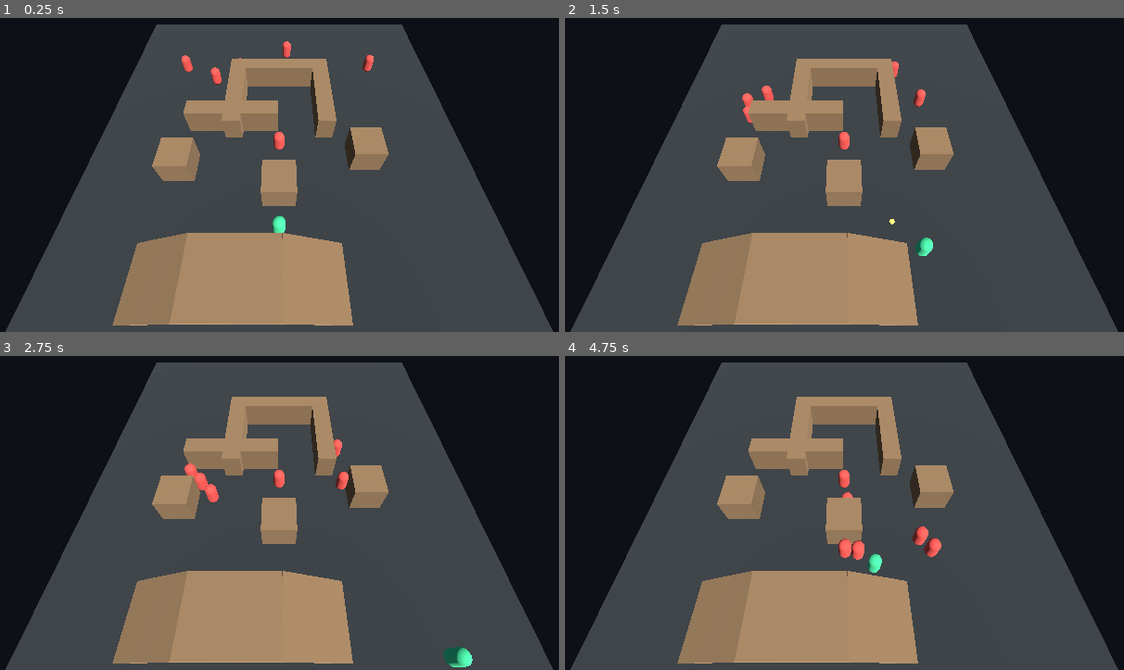
Above: before the commit, frames 1-4 (two rows, left to right).
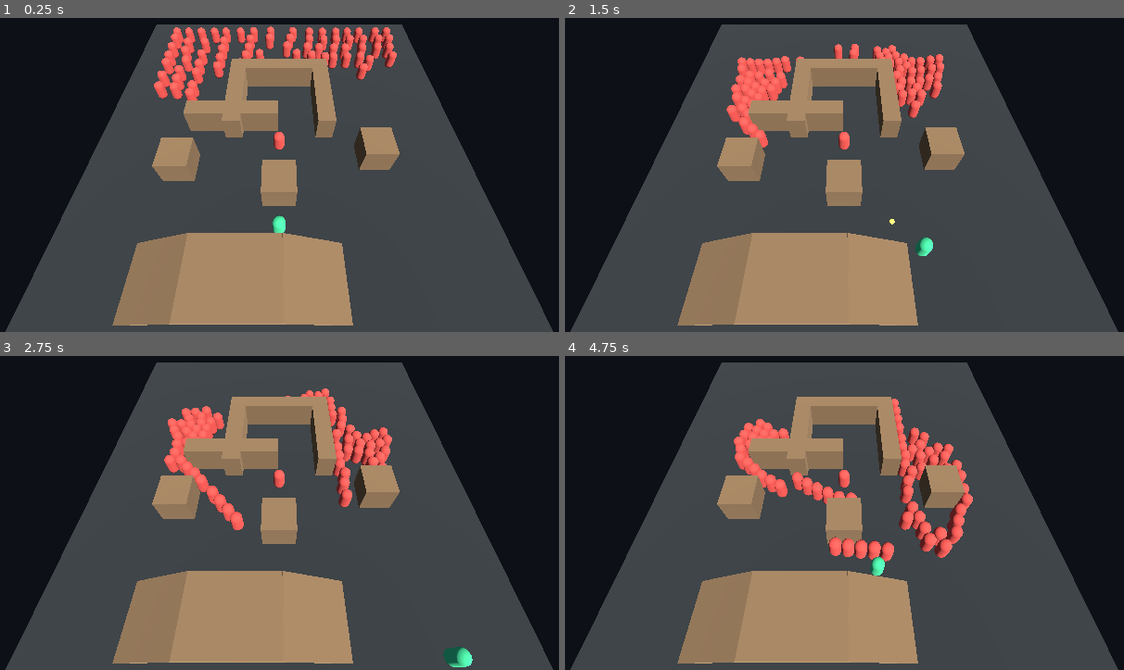
Above: after the commit, the same moments.

Repository: rabizoltan/iiwii
Game: Godot game, scene res://scenes/main/DemoMain.tscn
The game is run twice, just before and just after one commit, with the same random seed, the same clock (stepped at 60 frames per second) and the same inputs.
Inputs (mouse positions are in pixels of both pictures, inside the frame that each line leads up to):
- Up to frame 1 (0.25 s): no input
- Up to frame 2 (1.5 s): tap Enter at 0.5 s; move the mouse to (1006, 102) at 0.52 s; hold D (move_right) 0.53-1.28 s; click (1006, 102) at 0.6 s; move the mouse to (693, 143) at 1.27 s; hold S (move_down) from 1.28 s (still down); click (693, 143) at 1.35 s
- Up to frame 3 (2.75 s): move the mouse to (352, 368) at 2.02 s; release S (move_down) at 2.03 s; hold D (move_right) from 2.03 s (still down); click (352, 368) at 2.1 s
- Up to frame 4 (4.75 s): move the mouse to (805, 544) at 2.77 s; release D (move_right) at 2.78 s; hold W (move_up) 2.78-3.53 s; click (805, 544) at 2.85 s; move the mouse to (1068, 525) at 3.52 s; hold A (move_left) from 3.53 s (still down); click (1068, 525) at 3.6 s; move the mouse to (620, 399) at 4.27 s; click (620, 399) at 4.35 s

The runs differ from the first frame. In frame 1, 4.2% of the frame differs, in the area x 27-72%, y 2-71%; in frame 2, 3.6%; in frame 3, 3.6%; in frame 4, 5.0%, in the area x 30-73%, y 13-71%.

Commit message:
chore(scene): checkpoint crowd test demomain layout

Diff:
--- a/godot/scenes/main/DemoMain.tscn
+++ b/godot/scenes/main/DemoMain.tscn
@@ -139,7 +139,7 @@
 mesh = SubResource("9")
 
 [node name="ObstacleB" type="StaticBody3D" parent="WorldRoot" unique_id=117312755 groups=["Navigation"]]
-transform = Transform3D(1, 0, 0, 0, 1, 0, 0, 0, 1, 7, 1.25, 4)
+transform = Transform3D(1, 0, 0, 0, 1, 0, 0, 0, 1, 7.821209, 1.25, 4)
 
 [node name="Collision" type="CollisionShape3D" parent="WorldRoot/ObstacleB" unique_id=875085012]
 shape = SubResource("10")
@@ -230,7 +230,263 @@
 target_path = NodePath("../../Player")
 
 [node name="EnemyD" parent="Actors/Enemies" unique_id=1891705639 instance=ExtResource("2")]
-transform = Transform3D(1, 0, 0, 0, 1, 0, 0, 0, 1, -6, 0, -6)
+transform = Transform3D(1, 0, 0, 0, 1, 0, 0, 0, 1, -6, 0, -7)
+target_path = NodePath("../../Player")
+
+[node name="EnemyD2" parent="Actors/Enemies" unique_id=1593622024 instance=ExtResource("2")]
+transform = Transform3D(1, 0, 0, 0, 1, 0, 0, 0, 1, -6, 0, -8.429353)
+target_path = NodePath("../../Player")
+
+[node name="EnemyD3" parent="Actors/Enemies" unique_id=707937297 instance=ExtResource("2")]
+transform = Transform3D(1, 0, 0, 0, 1, 0, 0, 0, 1, -6, 0, -9.912896)
+target_path = NodePath("../../Player")
+
+[node name="EnemyD4" parent="Actors/Enemies" unique_id=1168857721 instance=ExtResource("2")]
+transform = Transform3D(1, 0, 0, 0, 1, 0, 0, 0, 1, -6, 0, -11.336352)
+target_path = NodePath("../../Player")
+
+[node name="EnemyD5" parent="Actors/Enemies" unique_id=1202090961 instance=ExtResource("2")]
+transform = Transform3D(1, 0, 0, 0, 1, 0, 0, 0, 1, -6, 0, -13.123986)
+target_path = NodePath("../../Player")
+
+[node name="EnemyD29" parent="Actors/Enemies" unique_id=590502241 instance=ExtResource("2")]
+transform = Transform3D(1, 0, 0, 0, 1, 0, 0, 0, 1, -4.1686907, 0, -13.123986)
+target_path = NodePath("../../Player")
+
+[node name="EnemyD30" parent="Actors/Enemies" unique_id=1907238589 instance=ExtResource("2")]
+transform = Transform3D(1, 0, 0, 0, 1, 0, 0, 0, 1, -2.5105221, 0, -13.123986)
+target_path = NodePath("../../Player")
+
+[node name="EnemyD31" parent="Actors/Enemies" unique_id=2120311496 instance=ExtResource("2")]
+transform = Transform3D(1, 0, 0, 0, 1, 0, 0, 0, 1, -0.6649282, 0, -13.123986)
+target_path = NodePath("../../Player")
+
+[node name="EnemyD32" parent="Actors/Enemies" unique_id=1435633301 instance=ExtResource("2")]
+transform = Transform3D(1, 0, 0, 0, 1, 0, 0, 0, 1, 1.0690782, 0, -13.123986)
+target_path = NodePath("../../Player")
+
+[node name="EnemyD33" parent="Actors/Enemies" unique_id=798503993 instance=ExtResource("2")]
+transform = Transform3D(1, 0, 0, 0, 1, 0, 0, 0, 1, 3.2501338, 0, -13.123986)
+target_path = NodePath("../../Player")
+
+[node name="EnemyD34" parent="Actors/Enemies" unique_id=295271425 instance=ExtResource("2")]
+transform = Transform3D(1, 0, 0, 0, 1, 0, 0, 0, 1, 5.010744, 0, -13.123986)
+target_path = NodePath("../../Player")
+
+[node name="EnemyD35" parent="Actors/Enemies" unique_id=213302363 instance=ExtResource("2")]
+transform = Transform3D(1, 0, 0, 0, 1, 0, 0, 0, 1, 6.727255, 0, -13.123986)
+target_path = NodePath("../../Player")
+
+[node name="EnemyD36" parent="Actors/Enemies" unique_id=1811652702 instance=ExtResource("2")]
+transform = Transform3D(1, 0, 0, 0, 1, 0, 0, 0, 1, 8.146491, 0, -13.123986)
+target_path = NodePath("../../Player")
+
+[node name="EnemyD37" parent="Actors/Enemies" unique_id=1410272237 instance=ExtResource("2")]
+transform = Transform3D(1, 0, 0, 0, 1, 0, 0, 0, 1, 9.604982, 0, -13.123986)
+target_path = NodePath("../../Player")
+
+[node name="EnemyD38" parent="Actors/Enemies" unique_id=1024597884 instance=ExtResource("2")]
+transform = Transform3D(1, 0, 0, 0, 1, 0, 0, 0, 1, 11.6142645, 0, -13.123986)
+target_path = NodePath("../../Player")
+
+[node name="EnemyD39" parent="Actors/Enemies" unique_id=1817485907 instance=ExtResource("2")]
+transform = Transform3D(1, 0, 0, 0, 1, 0, 0, 0, 1, 13.037765, 0, -13.123986)
+target_path = NodePath("../../Player")
+
+[node name="EnemyD40" parent="Actors/Enemies" unique_id=1037371194 instance=ExtResource("2")]
+transform = Transform3D(1, 0, 0, 0, 1, 0, 0, 0, 1, 13.037765, 0, -11.690201)
+target_path = NodePath("../../Player")
+
+[node name="EnemyD41" parent="Actors/Enemies" unique_id=227531330 instance=ExtResource("2")]
+transform = Transform3D(1, 0, 0, 0, 1, 0, 0, 0, 1, 11.750768, 0, -11.690201)
+target_path = NodePath("../../Player")
+
+[node name="EnemyD42" parent="Actors/Enemies" unique_id=161229342 instance=ExtResource("2")]
+transform = Transform3D(1, 0, 0, 0, 1, 0, 0, 0, 1, 9.879017, 0, -11.690201)
+target_path = NodePath("../../Player")
+
+[node name="EnemyD43" parent="Actors/Enemies" unique_id=525922952 instance=ExtResource("2")]
+transform = Transform3D(1, 0, 0, 0, 1, 0, 0, 0, 1, 8.263201, 0, -11.690201)
+target_path = NodePath("../../Player")
+
+[node name="EnemyD44" parent="Actors/Enemies" unique_id=856823977 instance=ExtResource("2")]
+transform = Transform3D(1, 0, 0, 0, 1, 0, 0, 0, 1, 6.590351, 0, -11.690201)
+target_path = NodePath("../../Player")
+
+[node name="EnemyD45" parent="Actors/Enemies" unique_id=1333236231 instance=ExtResource("2")]
+transform = Transform3D(1, 0, 0, 0, 1, 0, 0, 0, 1, 5.017788, 0, -11.690201)
+target_path = NodePath("../../Player")
+
+[node name="EnemyD46" parent="Actors/Enemies" unique_id=1706692946 instance=ExtResource("2")]
+transform = Transform3D(1, 0, 0, 0, 1, 0, 0, 0, 1, 3.0476494, 0, -11.690201)
+target_path = NodePath("../../Player")
+
+[node name="EnemyD47" parent="Actors/Enemies" unique_id=965945429 instance=ExtResource("2")]
+transform = Transform3D(1, 0, 0, 0, 1, 0, 0, 0, 1, 0.52693653, 0, -11.690201)
+target_path = NodePath("../../Player")
+
+[node name="EnemyD48" parent="Actors/Enemies" unique_id=1017273891 instance=ExtResource("2")]
+transform = Transform3D(1, 0, 0, 0, 1, 0, 0, 0, 1, -0.8325176, 0, -11.690201)
+target_path = NodePath("../../Player")
+
+[node name="EnemyD49" parent="Actors/Enemies" unique_id=1491946015 instance=ExtResource("2")]
+transform = Transform3D(1, 0, 0, 0, 1, 0, 0, 0, 1, -2.8325176, 0, -11.690201)
+target_path = NodePath("../../Player")
+
+[node name="EnemyD50" parent="Actors/Enemies" unique_id=1793865301 instance=ExtResource("2")]
+transform = Transform3D(1, 0, 0, 0, 1, 0, 0, 0, 1, -2.8325176, 0, -10.041235)
+target_path = NodePath("../../Player")
+
+[node name="EnemyD51" parent="Actors/Enemies" unique_id=2093754708 instance=ExtResource("2")]
+transform = Transform3D(1, 0, 0, 0, 1, 0, 0, 0, 1, -2.8325176, 0, -8.575111)
+target_path = NodePath("../../Player")
+
+[node name="EnemyD52" parent="Actors/Enemies" unique_id=232876634 instance=ExtResource("2")]
+transform = Transform3D(1, 0, 0, 0, 1, 0, 0, 0, 1, -1.3389854, 0, -8.575111)
+target_path = NodePath("../../Player")
+
+[node name="EnemyD53" parent="Actors/Enemies" unique_id=1602358455 instance=ExtResource("2")]
+transform = Transform3D(1, 0, 0, 0, 1, 0, 0, 0, 1, 0.97271585, 0, -8.575111)
+target_path = NodePath("../../Player")
+
+[node name="EnemyD54" parent="Actors/Enemies" unique_id=337236859 instance=ExtResource("2")]
+transform = Transform3D(1, 0, 0, 0, 1, 0, 0, 0, 1, 2.7088394, 0, -8.575111)
+target_path = NodePath("../../Player")
+
+[node name="EnemyD55" parent="Actors/Enemies" unique_id=850287729 instance=ExtResource("2")]
+transform = Transform3D(1, 0, 0, 0, 1, 0, 0, 0, 1, 4.639612, 0, -8.575111)
+target_path = NodePath("../../Player")
+
+[node name="EnemyD56" parent="Actors/Enemies" unique_id=853476653 instance=ExtResource("2")]
+transform = Transform3D(1, 0, 0, 0, 1, 0, 0, 0, 1, 5.8743486, 0, -8.575111)
+target_path = NodePath("../../Player")
+
+[node name="EnemyD57" parent="Actors/Enemies" unique_id=1136844362 instance=ExtResource("2")]
+transform = Transform3D(1, 0, 0, 0, 1, 0, 0, 0, 1, 7.450633, 0, -8.575111)
+target_path = NodePath("../../Player")
+
+[node name="EnemyD58" parent="Actors/Enemies" unique_id=615657053 instance=ExtResource("2")]
+transform = Transform3D(1, 0, 0, 0, 1, 0, 0, 0, 1, 7.450633, 0, -10.086775)
+target_path = NodePath("../../Player")
+
+[node name="EnemyD59" parent="Actors/Enemies" unique_id=1462539889 instance=ExtResource("2")]
+transform = Transform3D(1, 0, 0, 0, 1, 0, 0, 0, 1, 6.0648375, 0, -10.086775)
+target_path = NodePath("../../Player")
+
+[node name="EnemyD60" parent="Actors/Enemies" unique_id=87917291 instance=ExtResource("2")]
+transform = Transform3D(1, 0, 0, 0, 1, 0, 0, 0, 1, 4.0648375, 0, -10.086775)
+target_path = NodePath("../../Player")
+
+[node name="EnemyD61" parent="Actors/Enemies" unique_id=50256939 instance=ExtResource("2")]
+transform = Transform3D(1, 0, 0, 0, 1, 0, 0, 0, 1, 2.5015702, 0, -10.086775)
+target_path = NodePath("../../Player")
+
+[node name="EnemyD62" parent="Actors/Enemies" unique_id=1073903426 instance=ExtResource("2")]
+transform = Transform3D(1, 0, 0, 0, 1, 0, 0, 0, 1, 9.532433, 0, -10.086775)
+target_path = NodePath("../../Player")
+
+[node name="EnemyD63" parent="Actors/Enemies" unique_id=789519120 instance=ExtResource("2")]
+transform = Transform3D(1, 0, 0, 0, 1, 0, 0, 0, 1, 11.313531, 0, -10.086775)
+target_path = NodePath("../../Player")
+
+[node name="EnemyD64" parent="Actors/Enemies" unique_id=1924568878 instance=ExtResource("2")]
+transform = Transform3D(1, 0, 0, 0, 1, 0, 0, 0, 1, 12.71741, 0, -10.086775)
+target_path = NodePath("../../Player")
+
+[node name="EnemyD65" parent="Actors/Enemies" unique_id=1851279623 instance=ExtResource("2")]
+transform = Transform3D(1, 0, 0, 0, 1, 0, 0, 0, 1, 12.71741, 0, -8.570543)
+target_path = NodePath("../../Player")
+
+[node name="EnemyD66" parent="Actors/Enemies" unique_id=296935559 instance=ExtResource("2")]
+transform = Transform3D(1, 0, 0, 0, 1, 0, 0, 0, 1, 9.034639, 0, -8.570543)
+target_path = NodePath("../../Player")
+
+[node name="EnemyD67" parent="Actors/Enemies" unique_id=1626675860 instance=ExtResource("2")]
+transform = Transform3D(1, 0, 0, 0, 1, 0, 0, 0, 1, 9.034639, 0, -6.693573)
+target_path = NodePath("../../Player")
+
+[node name="EnemyD6" parent="Actors/Enemies" unique_id=1953074675 instance=ExtResource("2")]
+transform = Transform3D(1, 0, 0, 0, 1, 0, 0, 0, 1, -7.444647, 0, -13.123986)
+target_path = NodePath("../../Player")
+
+[node name="EnemyD7" parent="Actors/Enemies" unique_id=1056508700 instance=ExtResource("2")]
+transform = Transform3D(1, 0, 0, 0, 1, 0, 0, 0, 1, -9.126747, 0, -13.123986)
+target_path = NodePath("../../Player")
+
+[node name="EnemyD8" parent="Actors/Enemies" unique_id=637490424 instance=ExtResource("2")]
+transform = Transform3D(1, 0, 0, 0, 1, 0, 0, 0, 1, -10.698947, 0, -13.123986)
+target_path = NodePath("../../Player")
+
+[node name="EnemyD9" parent="Actors/Enemies" unique_id=369591485 instance=ExtResource("2")]
+transform = Transform3D(1, 0, 0, 0, 1, 0, 0, 0, 1, -12.184423, 0, -13.103125)
+target_path = NodePath("../../Player")
+
+[node name="EnemyD10" parent="Actors/Enemies" unique_id=1850954276 instance=ExtResource("2")]
+transform = Transform3D(1, 0, 0, 0, 1, 0, 0, 0, 1, -12.184423, 0, -11.964224)
+target_path = NodePath("../../Player")
+
+[node name="EnemyD11" parent="Actors/Enemies" unique_id=780685523 instance=ExtResource("2")]
+transform = Transform3D(1, 0, 0, 0, 1, 0, 0, 0, 1, -12.184423, 0, -10.316468)
+target_path = NodePath("../../Player")
+
+[node name="EnemyD12" parent="Actors/Enemies" unique_id=162059306 instance=ExtResource("2")]
+transform = Transform3D(1, 0, 0, 0, 1, 0, 0, 0, 1, -12.184423, 0, -8.796083)
+target_path = NodePath("../../Player")
+
+[node name="EnemyD13" parent="Actors/Enemies" unique_id=1453367287 instance=ExtResource("2")]
+transform = Transform3D(1, 0, 0, 0, 1, 0, 0, 0, 1, -12.184423, 0, -7.533005)
+target_path = NodePath("../../Player")
+
+[node name="EnemyD14" parent="Actors/Enemies" unique_id=1404814675 instance=ExtResource("2")]
+transform = Transform3D(1, 0, 0, 0, 1, 0, 0, 0, 1, -12.184423, 0, -5.533005)
+target_path = NodePath("../../Player")
+
+[node name="EnemyD15" parent="Actors/Enemies" unique_id=536469571 instance=ExtResource("2")]
+transform = Transform3D(1, 0, 0, 0, 1, 0, 0, 0, 1, -12.184423, 0, -3.8982277)
+target_path = NodePath("../../Player")
+
+[node name="EnemyD16" parent="Actors/Enemies" unique_id=1468564074 instance=ExtResource("2")]
+transform = Transform3D(1, 0, 0, 0, 1, 0, 0, 0, 1, -10.4430895, 0, -3.8982277)
+target_path = NodePath("../../Player")
+
+[node name="EnemyD17" parent="Actors/Enemies" unique_id=1663212726 instance=ExtResource("2")]
+transform = Transform3D(1, 0, 0, 0, 1, 0, 0, 0, 1, -10.4430895, 0, -5.142996)
+target_path = NodePath("../../Player")
+
+[node name="EnemyD18" parent="Actors/Enemies" unique_id=612275406 instance=ExtResource("2")]
+transform = Transform3D(1, 0, 0, 0, 1, 0, 0, 0, 1, -10.4430895, 0, -6.458069)
+target_path = NodePath("../../Player")
+
+[node name="EnemyD20" parent="Actors/Enemies" unique_id=973097668 instance=ExtResource("2")]
+transform = Transform3D(0.99912864, 0.006685595, -0.04119804, -0.0065062866, 0.99996877, 0.004484851, 0.04122674, -0.0042128935, 0.9991409, -10.4430895, 0, -9.63599)
+target_path = NodePath("../../Player")
+
+[node name="EnemyD21" parent="Actors/Enemies" unique_id=1002218054 instance=ExtResource("2")]
+transform = Transform3D(0.99912864, 0.006685595, -0.04119804, -0.0065062866, 0.99996877, 0.004484851, 0.04122674, -0.0042128935, 0.9991409, -10.4430895, 0, -11.143593)
+target_path = NodePath("../../Player")
+
+[node name="EnemyD22" parent="Actors/Enemies" unique_id=1538129720 instance=ExtResource("2")]
+transform = Transform3D(0.99912864, 0.006685595, -0.04119804, -0.0065062866, 0.99996877, 0.004484851, 0.04122674, -0.0042128935, 0.9991409, -8.3527565, 0, -11.143593)
+target_path = NodePath("../../Player")
+
+[node name="EnemyD23" parent="Actors/Enemies" unique_id=101027738 instance=ExtResource("2")]
+transform = Transform3D(0.99912864, 0.006685595, -0.04119804, -0.0065062866, 0.99996877, 0.004484851, 0.04122674, -0.0042128935, 0.9991409, -8.3527565, 0, -9.080999)
+target_path = NodePath("../../Player")
+
+[node name="EnemyD24" parent="Actors/Enemies" unique_id=997312227 instance=ExtResource("2")]
+transform = Transform3D(0.99912864, 0.006685595, -0.04119804, -0.0065062866, 0.99996877, 0.004484851, 0.04122674, -0.0042128935, 0.9991409, -8.3527565, 0, -7.4551344)
+target_path = NodePath("../../Player")
+
+[node name="EnemyD25" parent="Actors/Enemies" unique_id=1145802422 instance=ExtResource("2")]
+transform = Transform3D(0.99912864, 0.006685595, -0.04119804, -0.0065062866, 0.99996877, 0.004484851, 0.04122674, -0.0042128935, 0.9991409, -8.3527565, 0, -6.11275)
+target_path = NodePath("../../Player")
+
+[node name="EnemyD26" parent="Actors/Enemies" unique_id=2018852390 instance=ExtResource("2")]
+transform = Transform3D(0.99912864, 0.006685595, -0.04119804, -0.0065062866, 0.99996877, 0.004484851, 0.04122674, -0.0042128935, 0.9991409, -8.3527565, 0, -4.2168427)
+target_path = NodePath("../../Player")
+
+[node name="EnemyD27" parent="Actors/Enemies" unique_id=1010125158 instance=ExtResource("2")]
+transform = Transform3D(0.99912864, 0.006685595, -0.04119804, -0.0065062866, 0.99996877, 0.004484851, 0.04122674, -0.0042128935, 0.9991409, -8.3527565, 0, -3.1923661)
 target_path = NodePath("../../Player")
 
 [node name="EnemyE" parent="Actors/Enemies" unique_id=1891705640 instance=ExtResource("2")]
